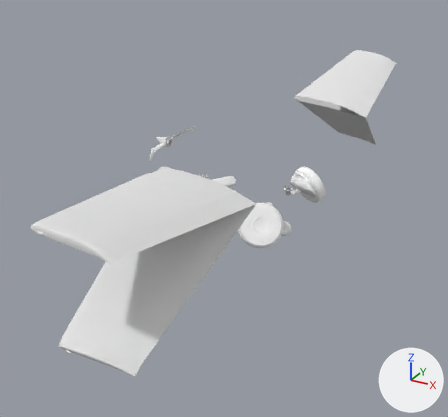
The Blender file dev/blender/c172p-damage.blend as it was, and as the next commit left it.
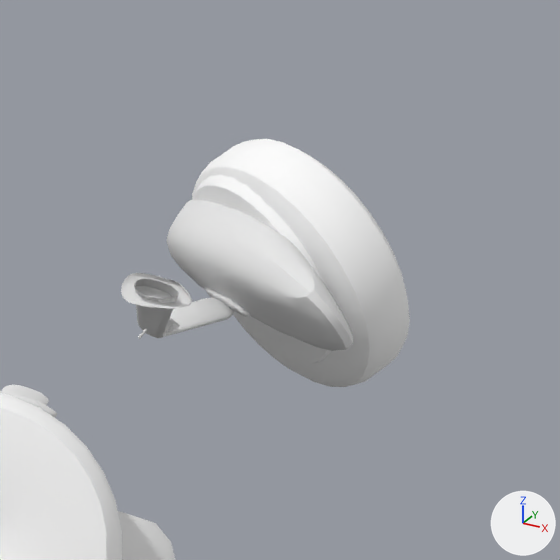
Each version is shown whole from a camera (50 mm lens) standing at (5.02, -10.02, 3.77) and looking at (-0.24, -0.45, -1.02), then close up on the part from 59% to 77% of the width and 35% to 55% of the height. The axes (+X, +Y, +Z) are drawn at lower right. The lights are the same throughout.

The older version as bpy lines, for what is in view:
```python
ob_fairing3d = bpy.data.objects.new('fairing3D', me_plane_058)
ob_fairing3d.parent = ob_rightwheels
ob_fairing3d.location = (-0.703, 0.0718, -0.784)
ob_fairing3d.rotation_euler = (0.71, 0.0427, -0.672)  # degrees (41, 2.4, -39)
ob_fairing3d.scale = (1.0, 1.08, 1.0)
ob_leftwheelbkd = bpy.data.objects.new('LeftWheelBKD', me_mesh_011)
ob_leftwheelbkd.parent = ob_leftwheels
ob_leftwheelbkd.location = (-0.644, -0.421, -0.702)
ob_leftwheelbkd.rotation_euler = (-0.555, -0.428, 0.728)  # degrees (-32, -25, 42)
ob_rightwheelbkd = bpy.data.objects.new('RightWheelBKD', me_mesh_020)
ob_rightwheelbkd.parent = ob_rightwheels
ob_rightwheelbkd.location = (-0.192, 0.0575, -0.16)
ob_rightwheelbkd.rotation_euler = (0.372, 0.111, -0.446)  # degrees (21, 6.4, -26)
ob_rightwheelbksd = bpy.data.objects.new('RightWheelBKsD', me_mesh_000)
ob_rightwheelbksd.parent = ob_rightwheels
ob_rightwheelbksd.location = (0.0957, -0.191, -0.119)
ob_rightwheelbksd.rotation_euler = (0.437, 0.459, -0.337)  # degrees (25, 26, -19)
ob_rightwheelstrutbkd = bpy.data.objects.new('RightWheelStrutBKD', me_leftwheelstrut_002)
ob_rightwheelstrutbkd.parent = ob_rightwheels
ob_rightwheelstrutbkd.location = (1.911, 0.0118, -1.354)
ob_rightwheelstrutbkd.scale = (1.0, -1.0, 1.0)
# also in view: 'fairing2D' at (0.92, -1.01, -0.88); 'LeftWheelStrutBKD' at (0.73, -0.75, -0.87)
```
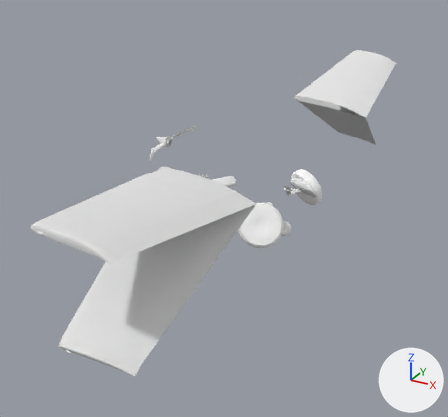
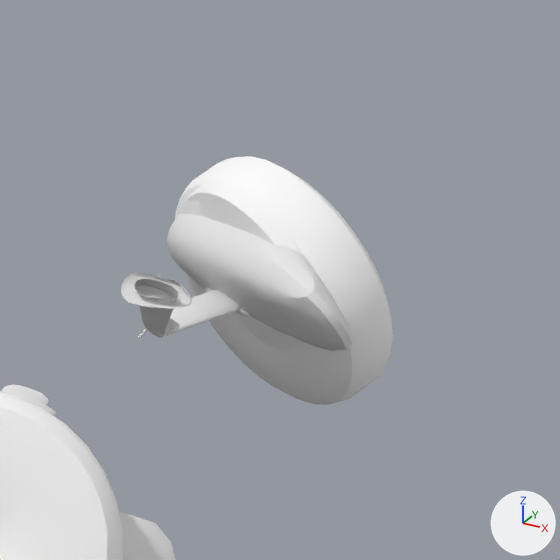
Where the change shows, as pixel boxes [x1, y1, x2, y2] in the close-ups (560 x 560 px; the box of a moved part takes in the faces that stretch with it):
'RightWheelBKD', moved: before [192, 139, 410, 387]; after [175, 156, 393, 405]
'LeftWheelBKD', moved: before [0, 393, 122, 560]; after [0, 392, 123, 560]
'RightWheelBKsD', moved: before [193, 175, 331, 364]; after [187, 163, 298, 350]
'RightWheelStrutBKD', reshaped (6% wider): before [121, 273, 234, 339]; after [121, 273, 241, 339]
part 1 of me_leftwheelstrut_002, moved or reshaped: before [205, 298, 234, 318]; after [216, 290, 241, 310]
part 2 of me_leftwheelstrut_002, moved or reshaped: before [134, 288, 229, 338]; after [135, 289, 237, 338]

What the commit changed:
me_leftwheelstrut_002 is used by ob_rightwheelstrutbkd; parent ob_rightwheels; location (1.911, 0.0118, -1.354); scale (1.0, -1.0, 1.0).
me_leftwheelstrut_002 had 452 vertices, 352 faces and spanned x -1.37..-1.11, y -1.013..-0.418, z 0.371..0.653.
me_leftwheelstrut_002 now has 452 vertices, 352 faces and spans x -1.364..-1.11, y -1.009..-0.418, z 0.386..0.653.
me_leftwheelstrut_002 part 1: 96 of the vertices in x -1.264..-1.162, y -1.004..-0.863, z 0.371..0.422 are multiplied about their middle by the matrix ((0.995, -0.099, -0.028), (0.102, 0.988, 0.115), (0.016, -0.117, 0.993)), then moved by (0.018, -0.006, 0.02).
me_leftwheelstrut_002 part 2: 18 of the vertices in x -1.37..-1.261, y -0.678..-0.612, z 0.386..0.433 are multiplied about their middle by the matrix ((0.995, -0.099, -0.028), (0.102, 0.988, 0.115), (0.016, -0.117, 0.993)), then moved by (0.018, -0.006, 0.02).
Object 'LeftWheelBKD' (ob_leftwheelbkd) moves from (-0.644, -0.421, -0.702) to (-0.644, -0.417, -0.702).
Object 'RightWheelBKD' (ob_rightwheelbkd) moves from (-0.192, 0.0575, -0.16) to (-0.22, 0.00243, -0.202).
Object 'RightWheelBKsD' (ob_rightwheelbksd) moves from (0.0957, -0.191, -0.119) to (0.0982, -0.257, -0.119).
